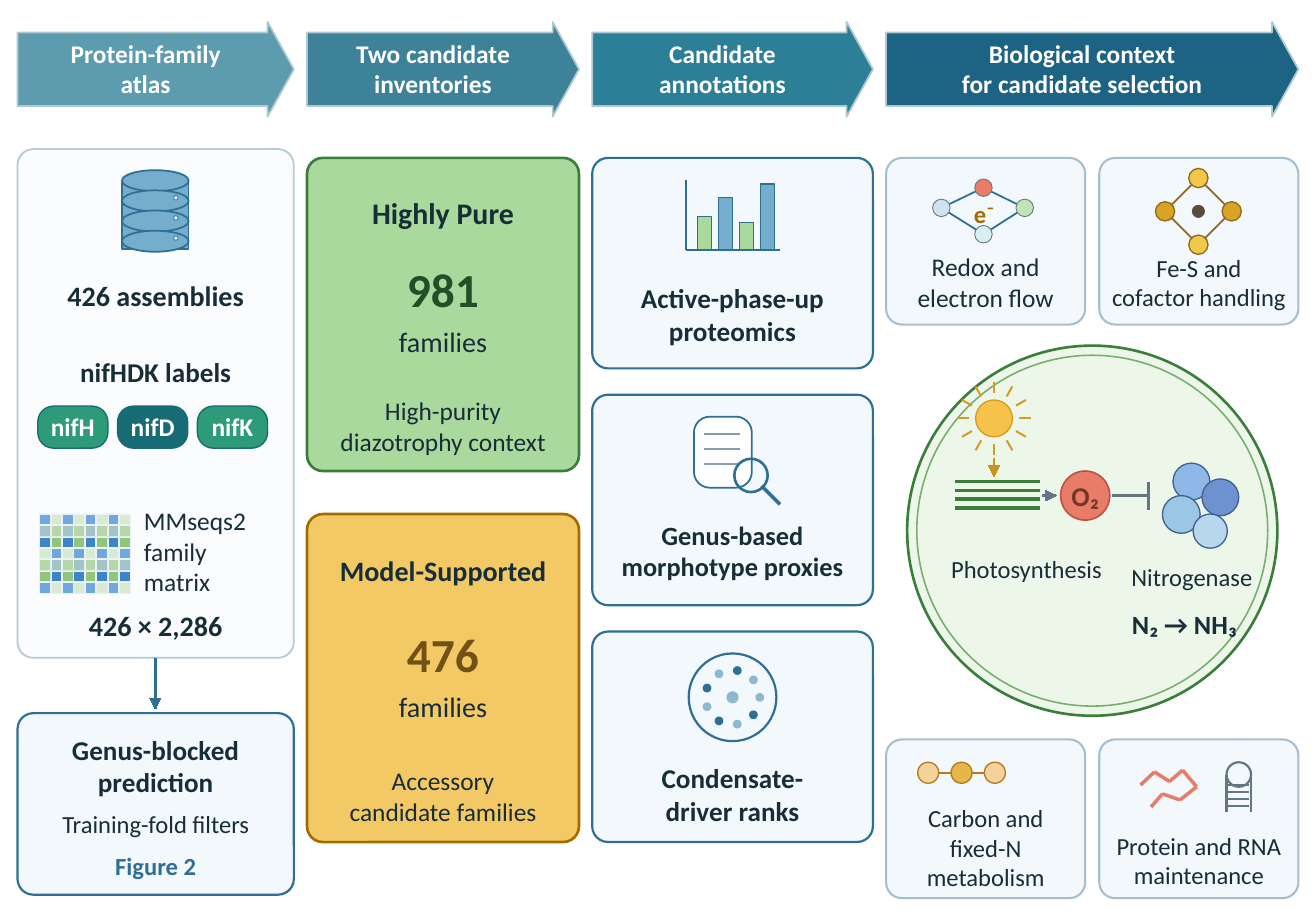
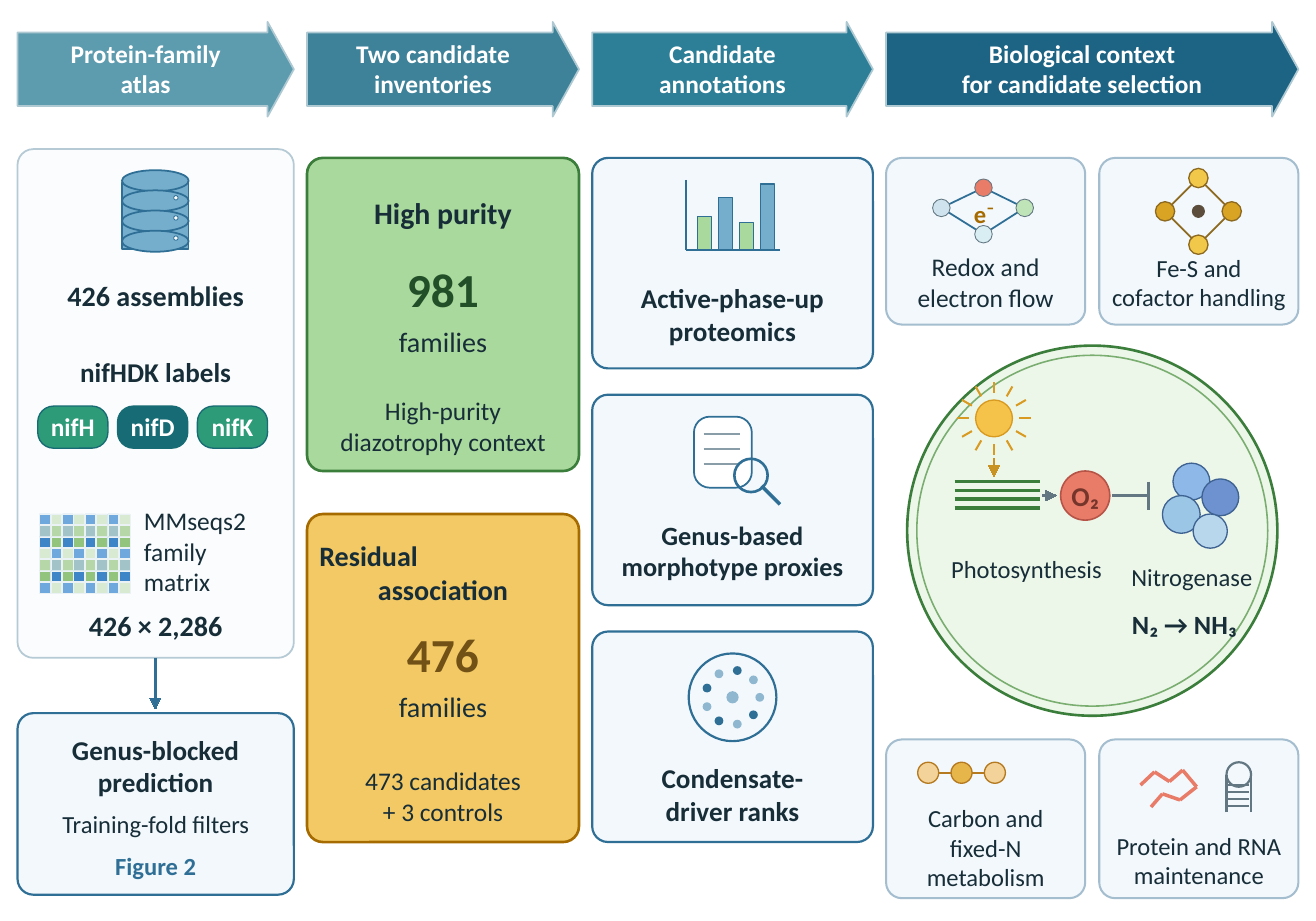
Before and after one commit to jamesyoung93/Diazotrophic_Cyanobacteria_Pangenome, a slide deck: slide 1 of manuscript_release_2026_10/figures/Figure1_editable.pptx. Drawn at 1316x921 pixels with LibreOffice and Linux fonts; fonts in the diff are those of the drawing. Boxes give left, top, right and bottom in pixels: in the first picture for what was removed or moved away, otherwise in the second. Text is boxed around its words. In the diff, an @@ line names an element or a change of style, - is before the commit and + after.

```diff
--- a/manuscript_release_2026_10/figures/Figure1_editable.pptx
+++ b/manuscript_release_2026_10/figures/Figure1_editable.pptx
@@ text at (374, 203, 511, 229): text changed @@
-Highly Pure
+High purity
@@ text at (319, 546, 508, 600): text changed @@
-Model-Supported
+Residual
+association
@@ text at (365, 772, 520, 821): text changed @@
-Accessory
-candidate families
+473 candidates
++ 3 controls
```
Also in this commit, not shown: 23 other files.
